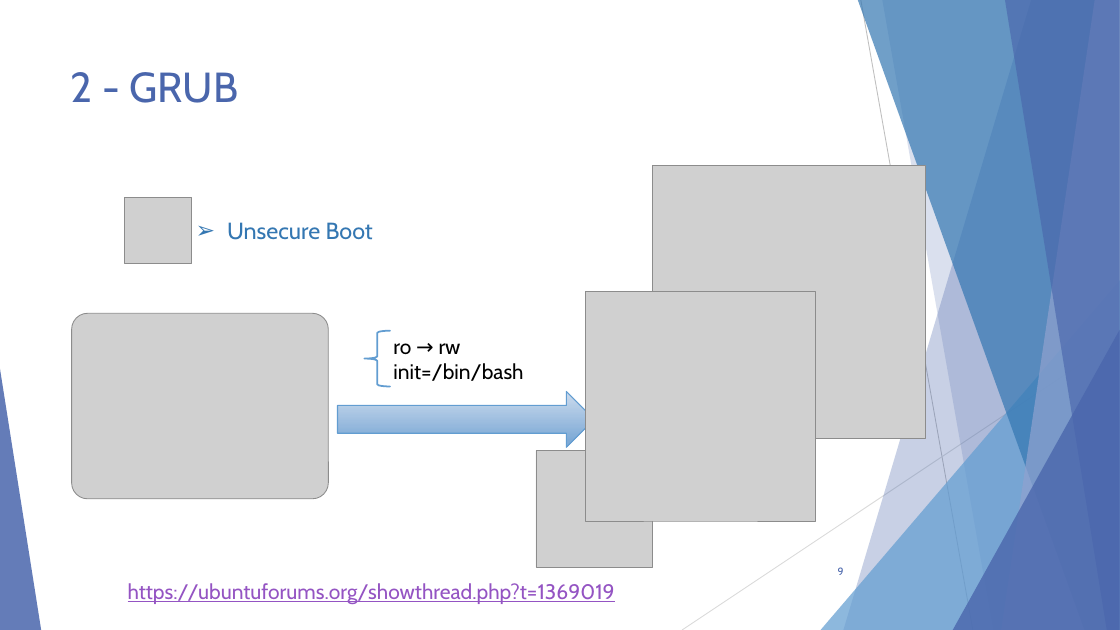
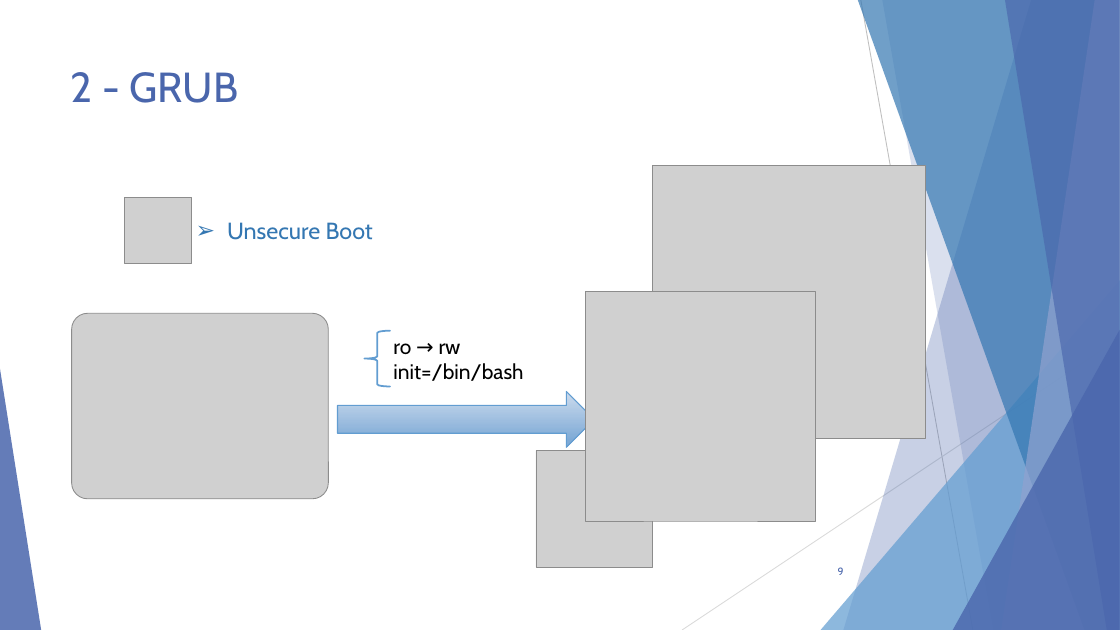
Before and after one commit to alexandreAubois/Secu_linux, a slide deck: slide 9 of Projet-Linux.pptx. Drawn at 1120x630 pixels with LibreOffice and Linux fonts; fonts in the diff are those of the drawing; grey boxes stand for pictures. Boxes give left, top, right and bottom in pixels: in the first picture for what was removed or moved away, otherwise in the second. Text is boxed around its words. In the diff, an @@ line names an element or a change of style, - is before the commit and + after.

```diff
--- a/Projet-Linux.pptx
+++ b/Projet-Linux.pptx
@@ text removed at (128,583,615,604) @@
-https://ubuntuforums.org/showthread.php?t=1369019
```
Also in this commit, not shown: 7 other slides changed, 1 slide added.
